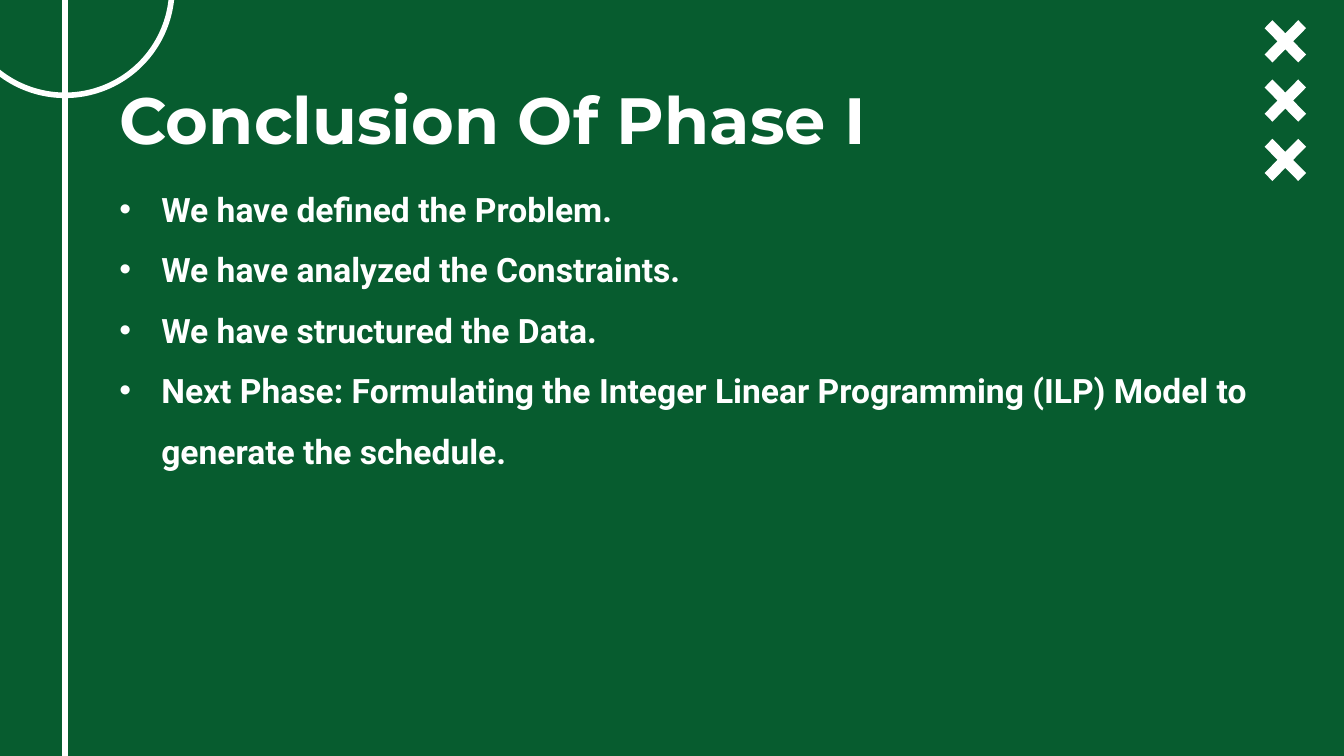
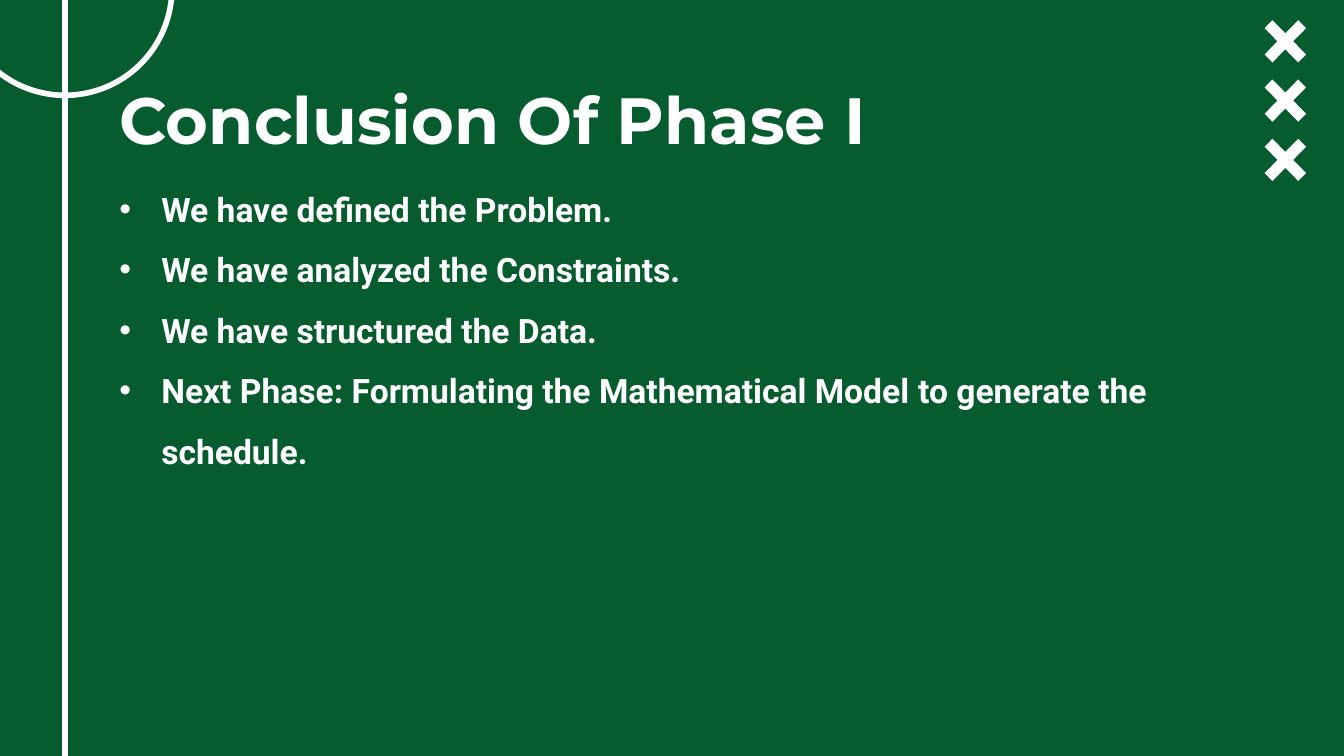
Before and after one commit to ghassanelgendy/egyptian-premier-league-schedule-optimizer, a slide deck: slide 21 of Documentations/presentation V1.pptx. Drawn at 1344x756 pixels with LibreOffice and Linux fonts; fonts in the diff are those of the drawing; background and template pictures are left out. Boxes give left, top, right and bottom in pixels: in the first picture for what was removed or moved away, otherwise in the second. Text is boxed around its words. In the diff, an @@ line names an element or a change of style, - is before the commit and + after.

```diff
--- a/Documentations/presentation V1.pptx
+++ b/Documentations/presentation V1.pptx
@@ subtitle at (161,377,1146,465): text changed @@
-• Next Phase: Formulating the Integer Linear Programming (ILP) Model to generate the schedule.
+• Next Phase: Formulating the Mathematical Model to generate the schedule.
```
Also in this commit, not shown: 2 other slides changed.
